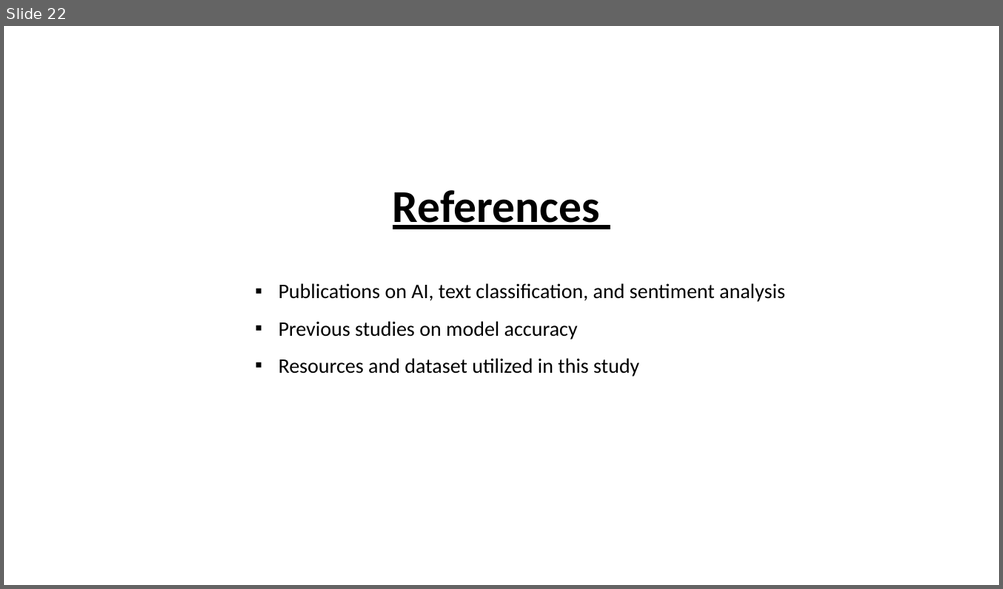
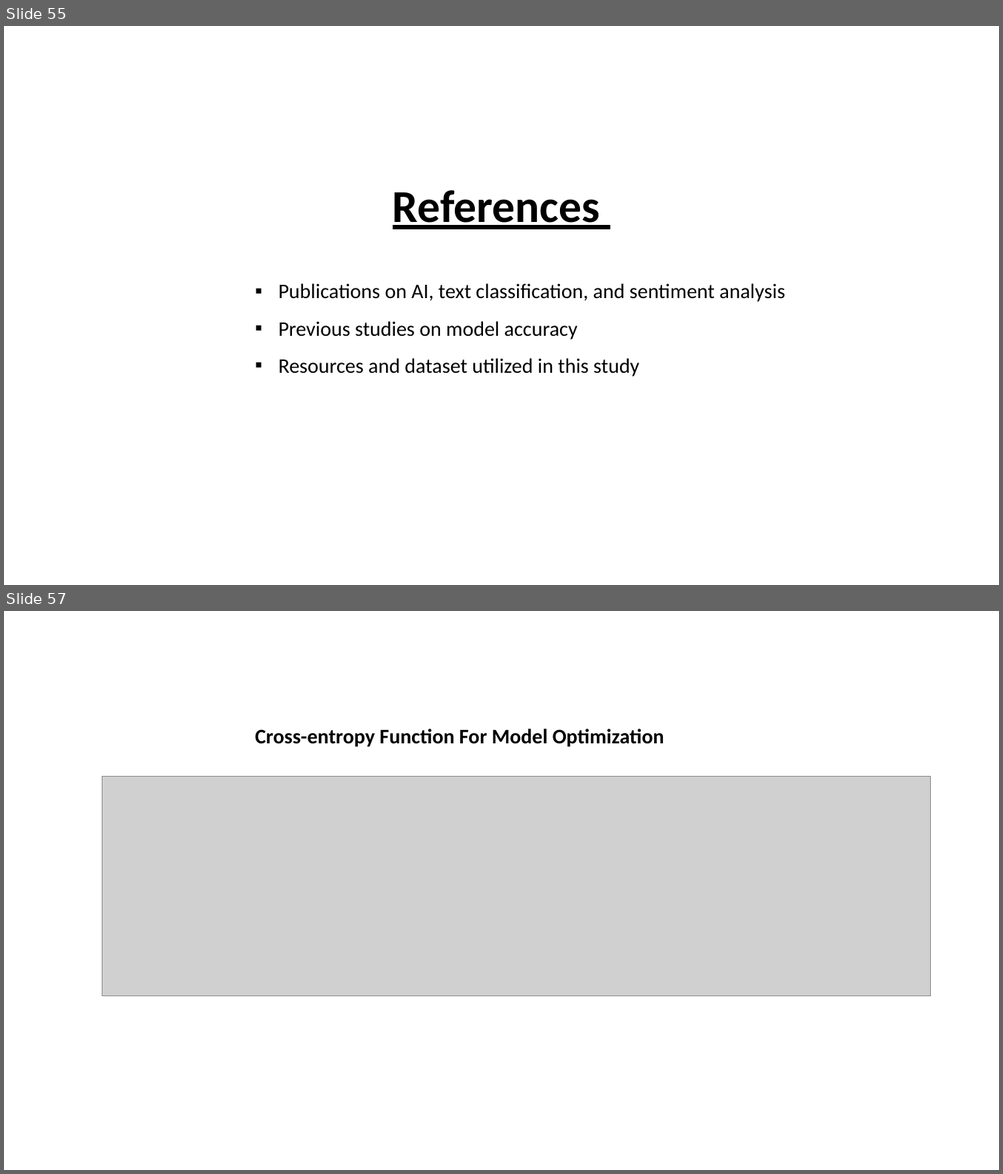
Before and after one commit to AllanDS-coder/pilgrim-sentiment-analysis, a slide deck: AI-Driven Analysis of Pilgrim Experiences Enhancing Hajj and Umrah Services Through Smart Data Insigh.pptx. Shown one above the other, each under a label of ours: slide 22 before the commit, slides 55 and 57 after it; the slides between them are not shown. The pictures are 1003x589 and 1003x1174 pixels, drawn with LibreOffice and Linux fonts; fonts in the diff are those of the drawing; grey boxes stand for pictures; background and template pictures are left out. Boxes give left, top, right and bottom in pixels: in the first picture for what was removed or moved away, otherwise in the second. Text is boxed around its words. In the diff, an @@ line names an element or a change of style, - is before the commit and + after.

```diff
--- a/AI-Driven Analysis of Pilgrim Experiences Enhancing Hajj and Umrah Services Through Smart Data Insigh.pptx
+++ b/AI-Driven Analysis of Pilgrim Experiences Enhancing Hajj and Umrah Services Through Smart Data Insigh.pptx
@@ slide 57 added at bbox=[4, 611, 999, 1170], background picture (left out) @@
@@ text added at bbox=[255, 729, 664, 747], 20 pt, text #000000, bold @@
+Cross-entropy Function For Model Optimization
@@ picture added at bbox=[102, 777, 930, 997] @@
@@ what was slide 22 is now slide 55 @@
```
Also in this commit, not shown: 12 slides changed, 37 other slides added, 3 slides removed, 1 other file.
